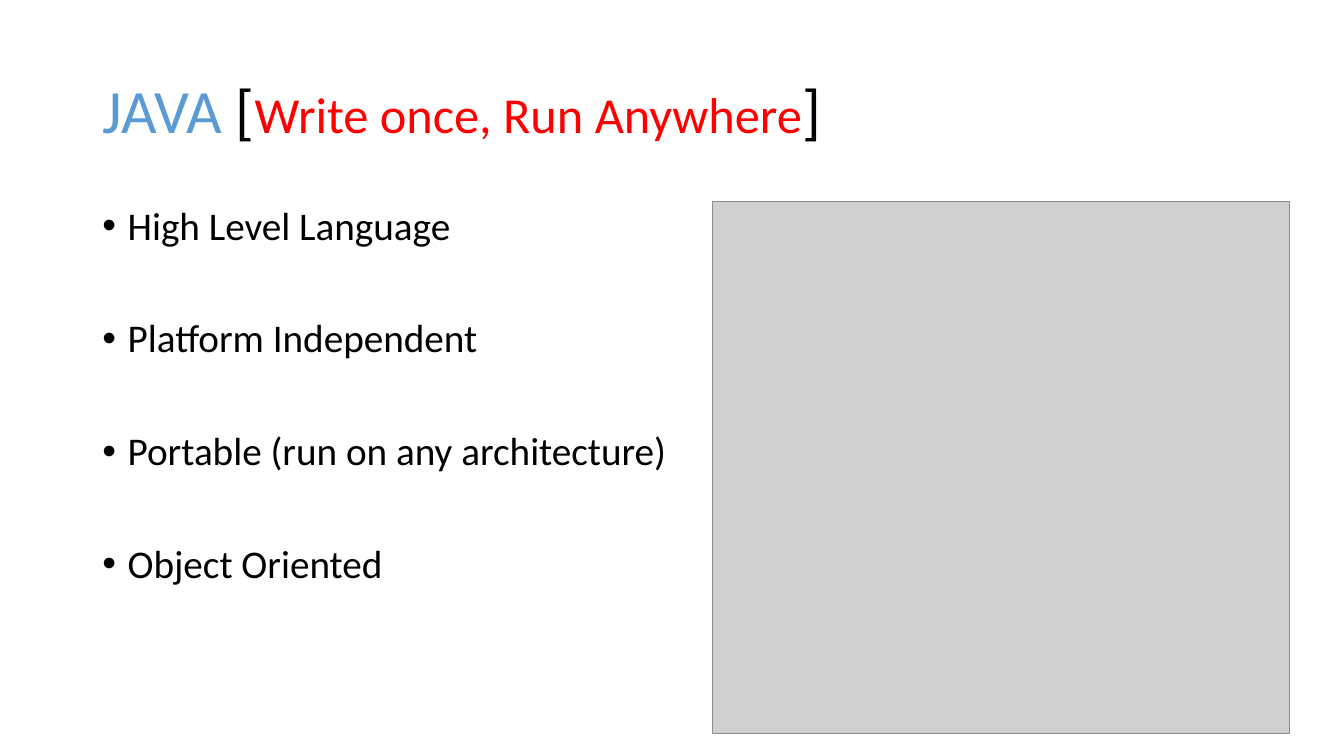
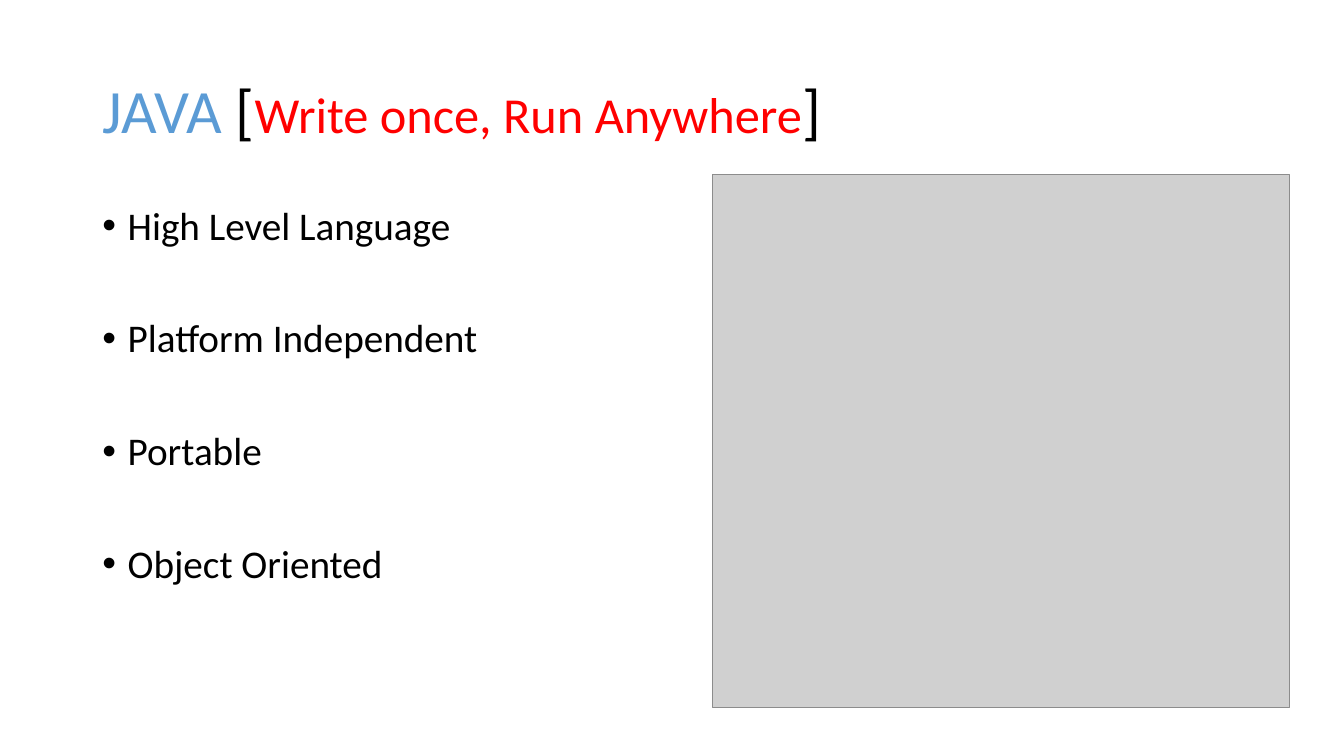
Before and after one commit to Omargw/Minia-JAVA-CLASS-2015-2016, a slide deck: slide 4 of Lab1/Lab 1.pptx. Drawn at 1344x756 pixels with LibreOffice and Linux fonts; fonts in the diff are those of the drawing; grey boxes stand for pictures. Boxes give left, top, right and bottom in pixels: in the first picture for what was removed or moved away, otherwise in the second. Text is boxed around its words. In the diff, an @@ line names an element or a change of style, - is before the commit and + after.

```diff
--- a/Lab1/Lab 1.pptx
+++ b/Lab1/Lab 1.pptx
@@ picture moved from (x1=713, y1=202, x2=1290, y2=734) to (x1=713, y1=175, x2=1290, y2=708) @@
@@ text at (x1=128, y1=437, x2=262, y2=466): text changed @@
-• Portable (run on any architecture)
+• Portable
```
Also in this commit, not shown: 2 other slides changed, 2 slides added.
